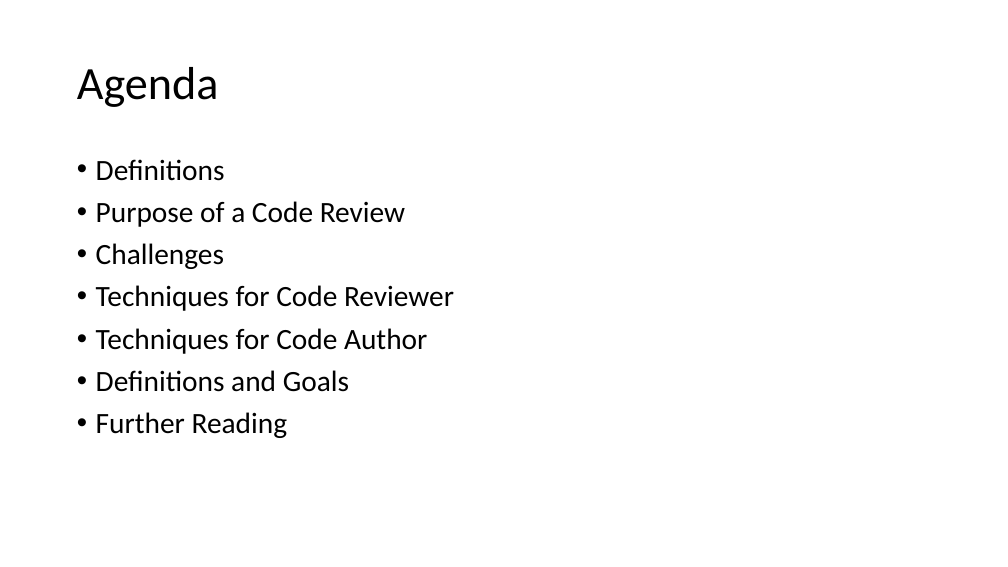
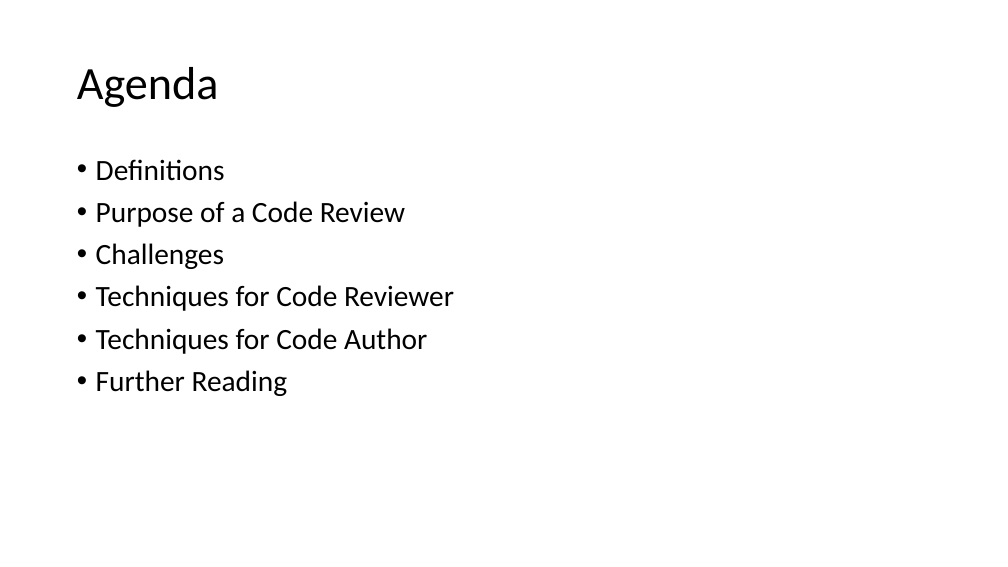
Before and after one commit to DavidGiard/Presentation-Slides, a slide deck: slide 3 of Blood-Sweat-and-Code-Reviews/Code Reviews.pptx. Drawn at 1008x567 pixels with LibreOffice and Linux fonts; fonts in the diff are those of the drawing. Boxes give left, top, right and bottom in pixels: in the first picture for what was removed or moved away, otherwise in the second. Text is boxed around its words. In the diff, an @@ line names an element or a change of style, - is before the commit and + after.

```diff
--- a/Blood-Sweat-and-Code-Reviews/Code Reviews.pptx
+++ b/Blood-Sweat-and-Code-Reviews/Code Reviews.pptx
@@ text at (x1=96, y1=370, x2=349, y2=392): paragraph removed @@
-• Definitions and Goals
```
Also in this commit, not shown: 2 other slides changed, 1 slide added.
